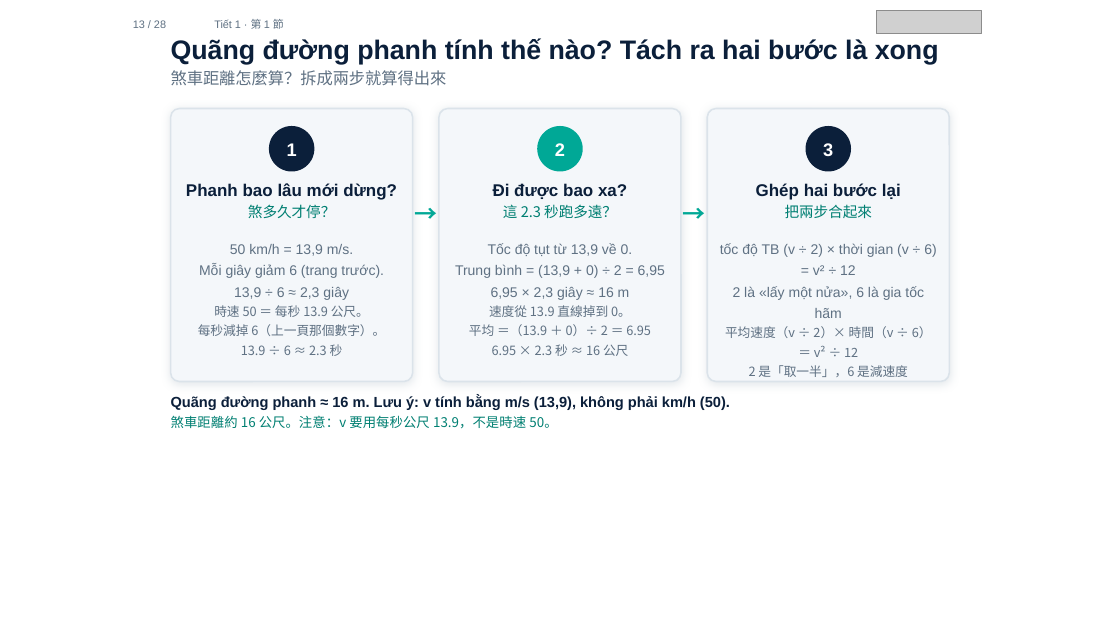
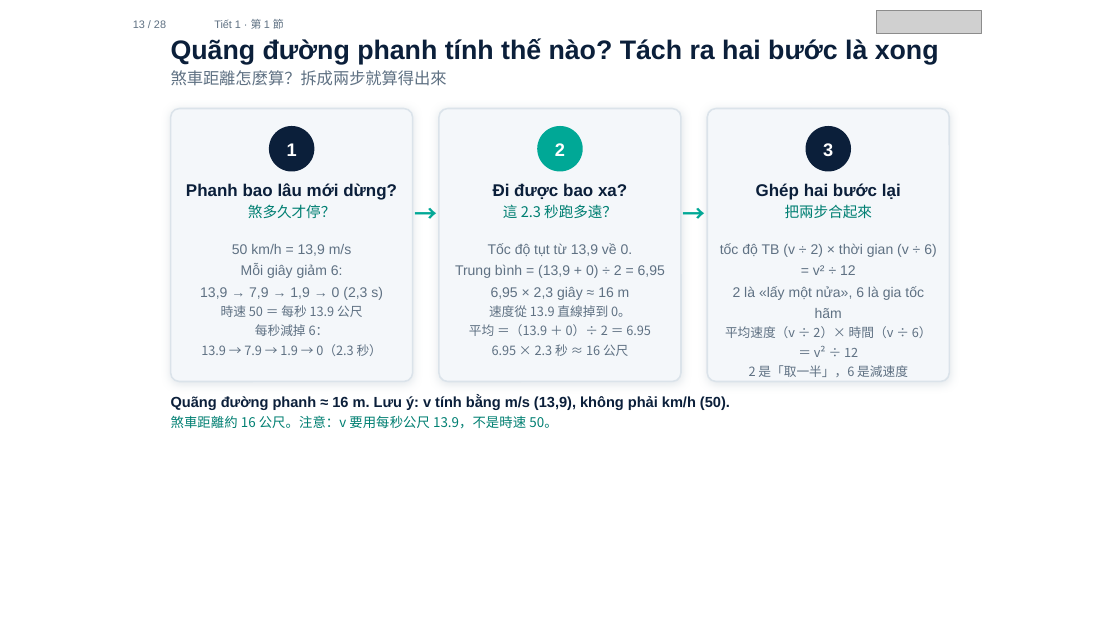
Before and after one commit to ch-neural/MITUST-Principles-of-Self-Driving-Cars, a slide deck: slide 13 of 第四週(10-01)/第四週_第1節_簡報.pptx. Drawn at 1120x630 pixels with LibreOffice and Linux fonts; fonts in the diff are those of the drawing; grey boxes stand for pictures. Boxes give left, top, right and bottom in pixels: in the first picture for what was removed or moved away, otherwise in the second. Text is boxed around its words. In the diff, an @@ line names an element or a change of style, - is before the commit and + after.

```diff
--- a/第四週(10-01)/第四週_第1節_簡報.pptx
+++ b/第四週(10-01)/第四週_第1節_簡報.pptx
@@ text at [200, 244, 383, 356]: text changed @@
-50 km/h = 13,9 m/s.
-Mỗi giây giảm 6 (trang trước).
-13,9 ÷ 6 ≈ 2,3 giây
-時速 50 ＝ 每秒 13.9 公尺。
-每秒減掉 6（上一頁那個數字）。
-13.9 ÷ 6 ≈ 2.3 秒
+50 km/h = 13,9 m/s
+Mỗi giây giảm 6:
+13,9 → 7,9 → 1,9 → 0 (2,3 s)
+時速 50 ＝ 每秒 13.9 公尺
+每秒減掉 6：
+13.9 → 7.9 → 1.9 → 0（2.3 秒）
```
